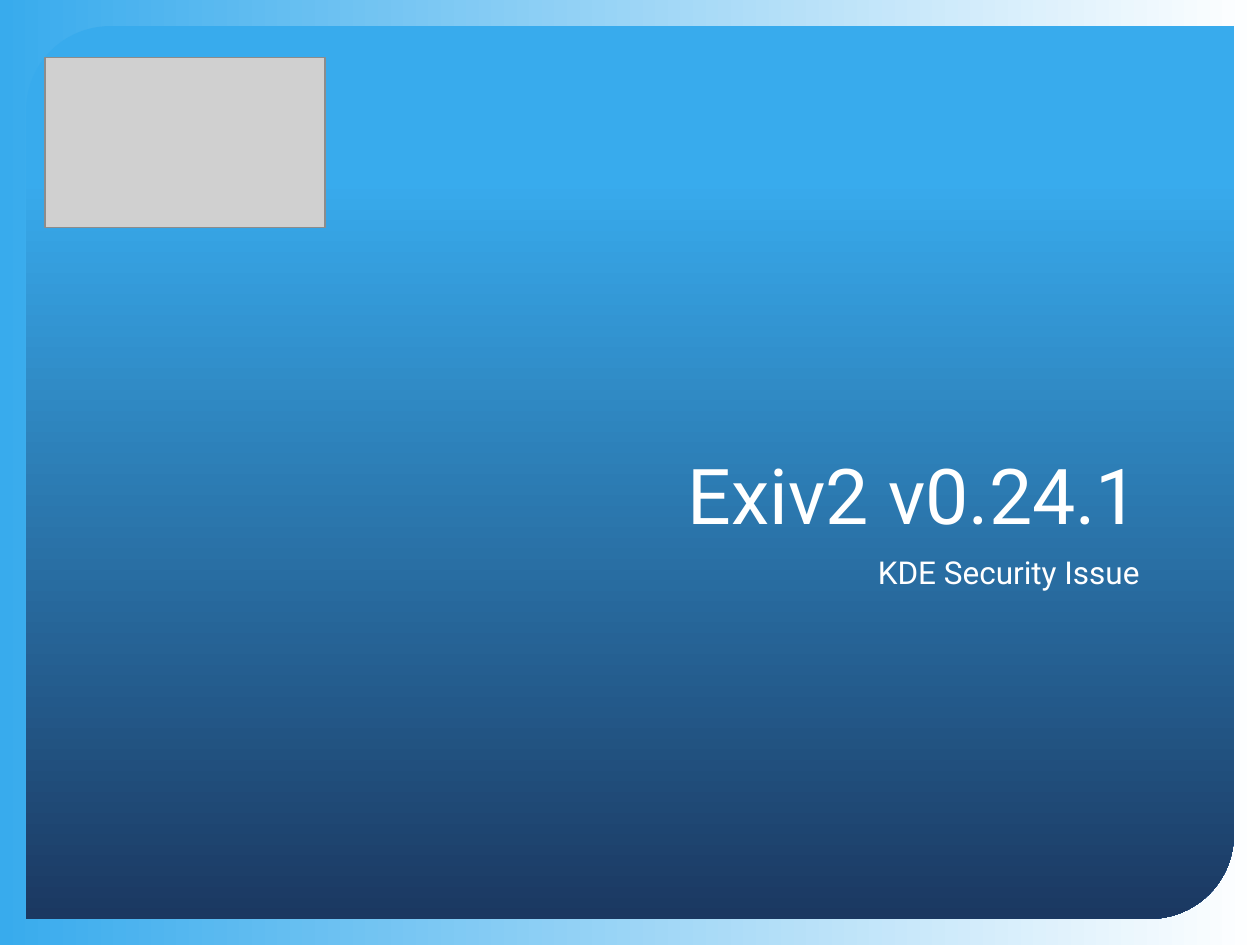
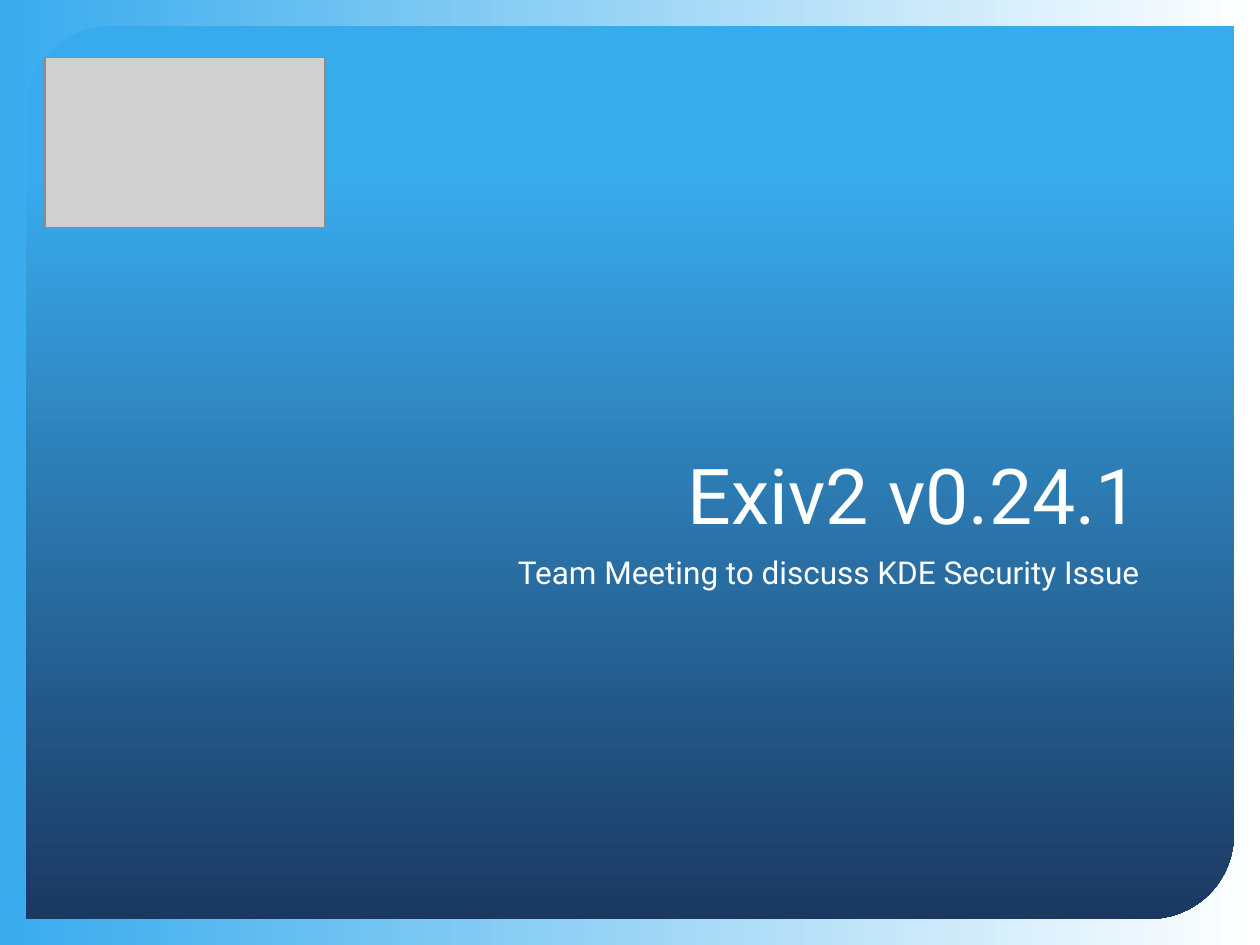
Before and after one commit to nehaljwani/team.exiv2.org, a slide deck: slide 1 of meetings/Exiv2-v0.24.1.pptx. Drawn at 1260x945 pixels with LibreOffice and Linux fonts; fonts in the diff are those of the drawing; grey boxes stand for pictures; background and template pictures are left out. Boxes give left, top, right and bottom in pixels: in the first picture for what was removed or moved away, otherwise in the second. Text is boxed around its words. In the diff, an @@ line names an element or a change of style, - is before the commit and + after.

Commit message:
Team Meeting.  Final polish.

```diff
--- a/meetings/Exiv2-v0.24.1.pptx
+++ b/meetings/Exiv2-v0.24.1.pptx
@@ subtitle at <box>518,560,1139,591</box>: text changed @@
-KDE Security Issue
+Team Meeting to discuss KDE Security Issue
```
Also in this commit, not shown: 9 other slides changed, 2 other files.
